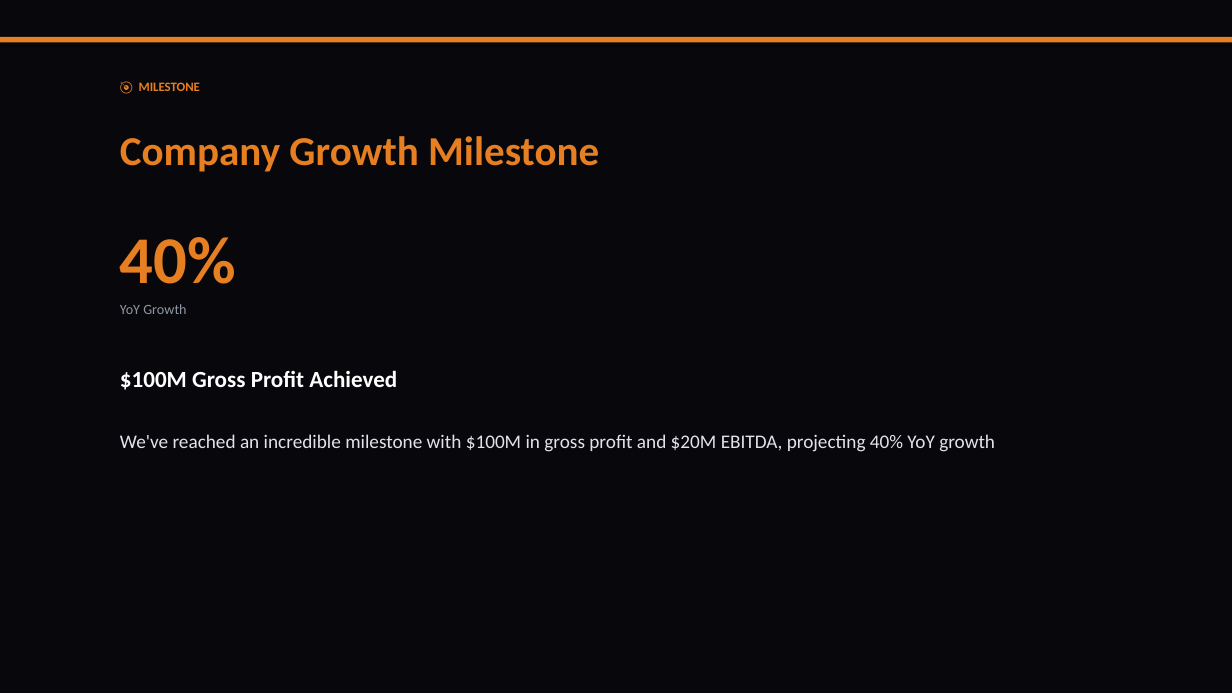
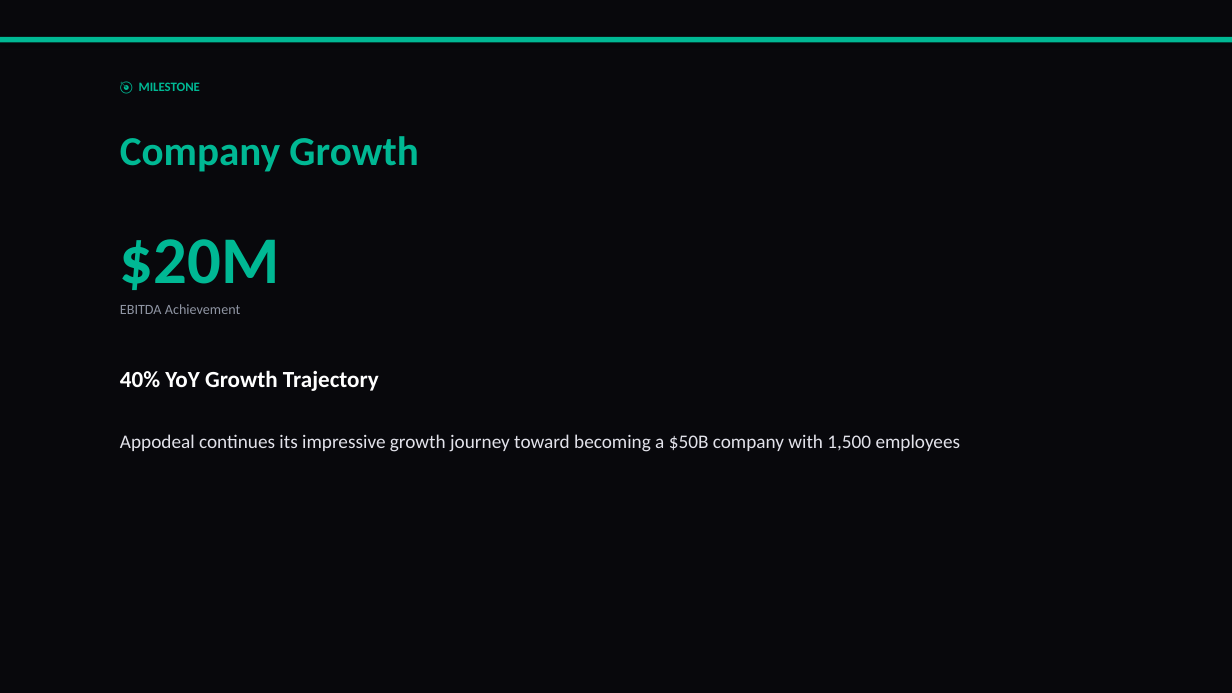
Before and after one commit to liliyagarifullina-maker/appodeal-pulse, a slide deck: slide 13 of data/archive/pulse_2026-03-12.pptx (slide 14 before the commit). Drawn at 1232x693 pixels with LibreOffice and Linux fonts; fonts in the diff are those of the drawing. Boxes give left, top, right and bottom in pixels: in the first picture for what was removed or moved away, otherwise in the second. Text is boxed around its words. In the diff, an @@ line names an element or a change of style, - is before the commit and + after.

```diff
--- a/data/archive/pulse_2026-03-12.pptx
+++ b/data/archive/pulse_2026-03-12.pptx
@@ rectangle at (x1=0, y1=37, x2=1232, y2=43): fill #E67E22 to #00B894 @@
@@ text "🎯 MILESTONE" at (x1=139, y1=82, x2=200, y2=91): text colour #E67E22 to #00B894 @@
@@ text at (x1=120, y1=136, x2=418, y2=172): text changed; text colour #E67E22 to #00B894 @@
-Company Growth Milestone
+Company Growth
@@ text at (x1=120, y1=239, x2=280, y2=290): text changed; text colour #E67E22 to #00B894 @@
-40%
+$20M
@@ text at (x1=120, y1=304, x2=240, y2=314): text changed @@
-YoY Growth
+EBITDA Achievement
@@ text at (x1=120, y1=370, x2=379, y2=391): text changed @@
-$100M Gross Profit Achieved
+40% YoY Growth Trajectory
@@ text at (x1=120, y1=434, x2=961, y2=452): text changed @@
-We've reached an incredible milestone with $100M in gross profit and $20M EBITDA, projecting 40% YoY growth
+Appodeal continues its impressive growth journey toward becoming a $50B company with 1,500 employees
```
Also in this commit, not shown: 12 other slides changed, 4 slides added, 5 slides removed, 2 other files.
